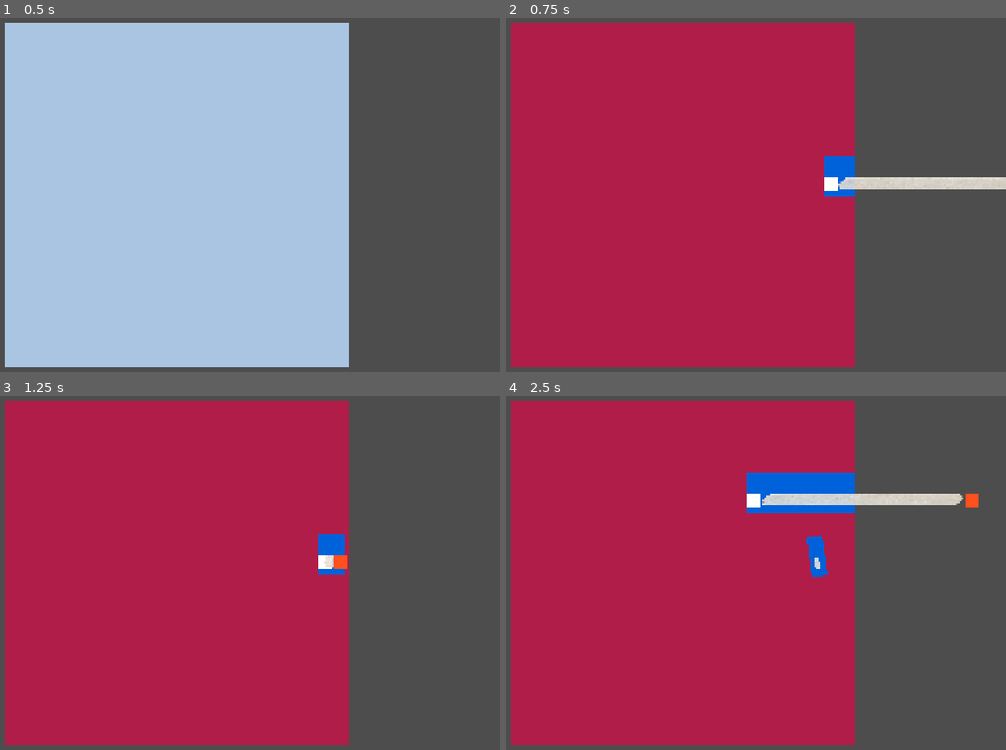
Above: before the commit, frames 1-4 (two rows, left to right).
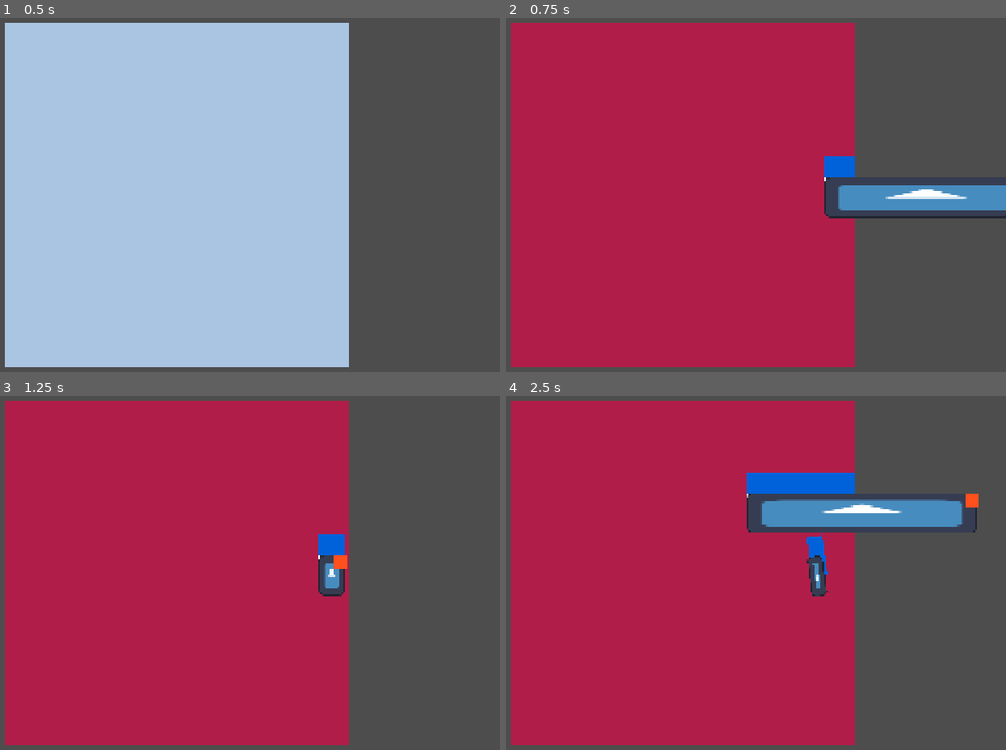
Above: after the commit, the same moments.

Repository: peterho2022/GGJ26TeamG
Game: Godot game, scene res://MuryanTest/main.tscn
Same seed, same stepped clock (60 frames per second), same inputs: the game is played once before the commit and once after it. The engine's default icon, where the game draws it, is replaced by a stand-in: a white triangle on a blue panel in a dark square.
Inputs (mouse positions are in pixels of both pictures, inside the frame that each line leads up to):
- Up to frame 1 (0.5 s): no input
- Up to frame 2 (0.75 s): tap Enter (commit_color) at 0.5 s; move the mouse to (826, 177) at 0.52 s; hold Enter (commit_color) from 0.53 s (still down); click (826, 177) at 0.67 s
- Up to frame 3 (1.25 s): keep holding Enter (commit_color); tap Space (ui_select) at 0.77 s
- Up to frame 4 (2.5 s): release Enter (commit_color) at 1.25 s; drag from (556, 590) to (651, 647) at 1.27 s; tap Space (ui_select) at 2 s; move the mouse to (746, 491) at 2.02 s; tap 1 at 2.1 s; click (746, 491) at 2.17 s

Frame 1 is identical in both runs. In frame 2, 3.7% of the frame differs, in the area x 63-100%, y 44-57%; in frame 3, 0.5%; in frame 4, 4.8%, in the area x 48-95%, y 27-57%.

Commit message:
改膠帶寬度

Diff:
--- a/MuryanTest/decoration.gd
+++ b/MuryanTest/decoration.gd
@@ -7,6 +7,7 @@
 
 func _ready() -> void:
 	canvas.start_tape.connect(func(pos:Vector2):
+		tape_manager.tape_height = canvas.tape_width_px
 		tape_manager.show_hand_start()
 		tape_manager.place_start_point(pos)
 		tape_is_finished = false
--- a/MuryanTest/main.tscn
+++ b/MuryanTest/main.tscn
@@ -6,7 +6,6 @@
 [ext_resource type="Texture2D" uid="uid://dq5blwln0330g" path="res://icon.svg" id="4_pal21"]
 [ext_resource type="Script" uid="uid://cxrp1hy81eila" path="res://MuryanTest/decoration.gd" id="5_1aae8"]
 [ext_resource type="PackedScene" uid="uid://cp5dicwhyq2it" path="res://PutTapeOnTest/ShowHandTap.tscn" id="6_b0lwq"]
-[ext_resource type="Texture2D" uid="uid://hgh2ec6xu4bn" path="res://PutTapeOnTest/tape.png" id="7_b0lwq"]
 
 [sub_resource type="ShaderMaterial" id="ShaderMaterial_0xm2m"]
 shader = ExtResource("1_ig7tw")
@@ -47,7 +46,6 @@
 
 [node name="ShowHandTape" parent="Decoration" unique_id=2059386105 instance=ExtResource("6_b0lwq")]
 z_index = 4096
-tape_texture = ExtResource("7_b0lwq")
 
 [node name="MaskVP" type="SubViewport" parent="." unique_id=853540378]
 size = Vector2i(1024, 1024)
--- a/PutTapeOnTest/show_hand_tap.gd
+++ b/PutTapeOnTest/show_hand_tap.gd
@@ -2,11 +2,14 @@
 
 
 @export var tape_texture: Texture2D  # 在編輯器中拖入你的膠帶貼圖
+
+
 @onready var hand_start = $HandStart
 @onready var hand_end: ColorRect = %HandEnd
 
 var current_tape: NinePatchRect = null
 var hand_anchor: Control = null
+var tape_height := 40
 
 func _ready():
 	hand_start.visible = false
@@ -25,7 +28,6 @@
 
 	# 設定中心點 (Pivot) 為左側中心
 	# 假設膠帶寬度預設為 40
-	var tape_height = 40
 	current_tape.size = Vector2(0, tape_height)
 	current_tape.pivot_offset = Vector2(0, tape_height / 2.0)
 
